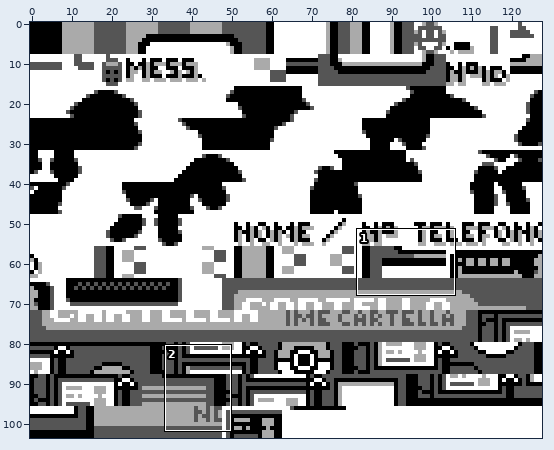
Two states of a sprite sheet, gfx/mobile/mobile_adapter.png. The picture above shows the old version from afar; the outline marks the close-up.
Close-up. Before:
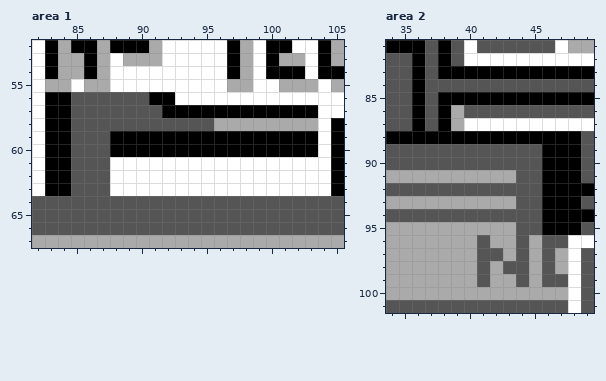
The file is 128x104 pixels. Shown: area 1: x 82..105, y 52..67; area 2: x 34..49, y 81..101. The commit also changed other parts of the picture, which this record leaves out.
The same view after the edit:
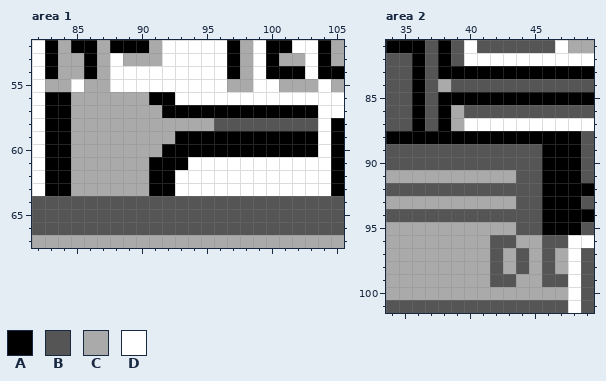
Palette (. is transparent): A #000000  B #555555  C #aaaaaa  D #ffffff
The exact change:
Area 1:
y 56: x 85..90 BBBBBB -> CCCCCC
y 57: x 85..91 BBBBBBB -> CCCCCCC
y 58: x 85..103 BBBBBBBBBBBCCCCCCCC -> CCCCCCCCCCCBBBBBBBB
y 59: x 85..92 BBBAAAAA -> CCCCCCCC
y 60: x 85..91 BBBAAAA -> CCCCCCC
y 61: x 85..93 BBBDDDDDD -> CCCCCCAAA
y 62..63: x 85..92 BBBDDDDD -> CCCCCCAA
Area 2:
y 84: x 38 B -> C
y 96: x 41..44 BCCB -> CBBC
y 97: x 41 B -> C
y 98: x 41..43 BCB -> CBC
y 99: x 41..44 BCCB -> CBBC
Boxes around the changes in both close-ups, in picture pixels (x1, y1, x2, y2):
changed: (71, 92, 318, 196)
changed: (438, 79, 451, 92)
changed: (477, 235, 529, 287)
